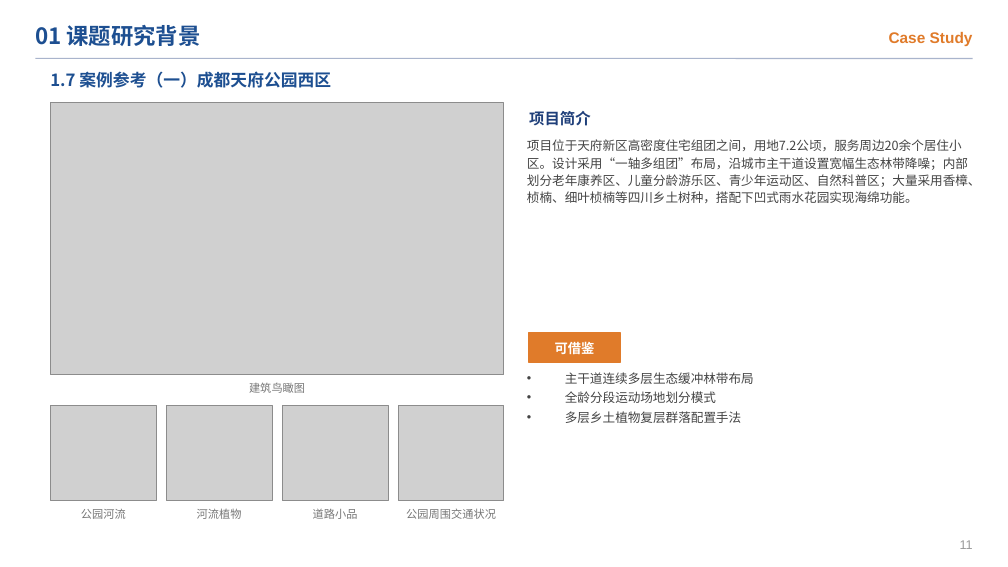
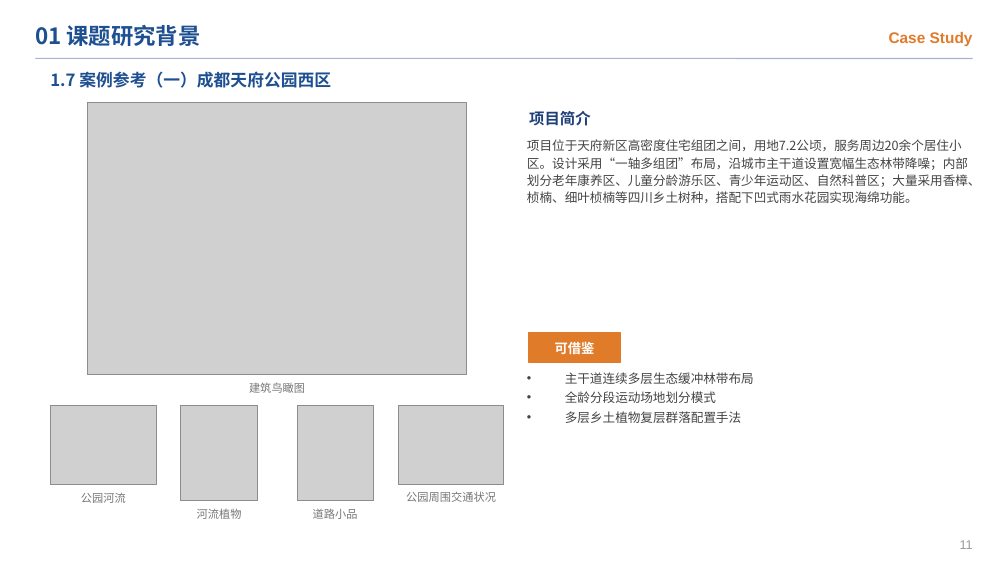
Before and after one commit to chun96309-cloud/lxfs, a slide deck: slide 13 of 跃动栖园_开题答辩PPT.pptx. Drawn at 1008x567 pixels with LibreOffice and Linux fonts; fonts in the diff are those of the drawing; grey boxes stand for pictures. Boxes give left, top, right and bottom in pixels: in the first picture for what was removed or moved away, otherwise in the second. Text is boxed around its words. In the diff, an @@ line names an element or a change of style, - is before the commit and + after.

```diff
--- a/跃动栖园_开题答辩PPT.pptx
+++ b/跃动栖园_开题答辩PPT.pptx
@@ picture: place and size @@
-picture at bbox=[50, 103, 504, 375]
+picture at bbox=[88, 103, 467, 375]
@@ picture: place and size @@
-picture at bbox=[50, 405, 156, 501]
+picture at bbox=[50, 405, 156, 485]
@@ picture: place and size @@
-picture at bbox=[166, 405, 272, 501]
+picture at bbox=[180, 405, 258, 501]
@@ picture: place and size @@
-picture at bbox=[282, 405, 388, 501]
+picture at bbox=[297, 405, 373, 501]
@@ picture: place and size @@
-picture at bbox=[398, 405, 504, 501]
+picture at bbox=[398, 405, 504, 484]
@@ text "公园河流": place and size @@
-text "公园河流" at bbox=[81, 509, 126, 519]
+text "公园河流" at bbox=[81, 493, 126, 503]
@@ text "公园周围交通状况": place and size @@
-text "公园周围交通状况" at bbox=[406, 508, 496, 519]
+text "公园周围交通状况" at bbox=[406, 491, 496, 502]
```
Also in this commit, not shown: 38 other slides changed, 1 slide added, 9 other files.
